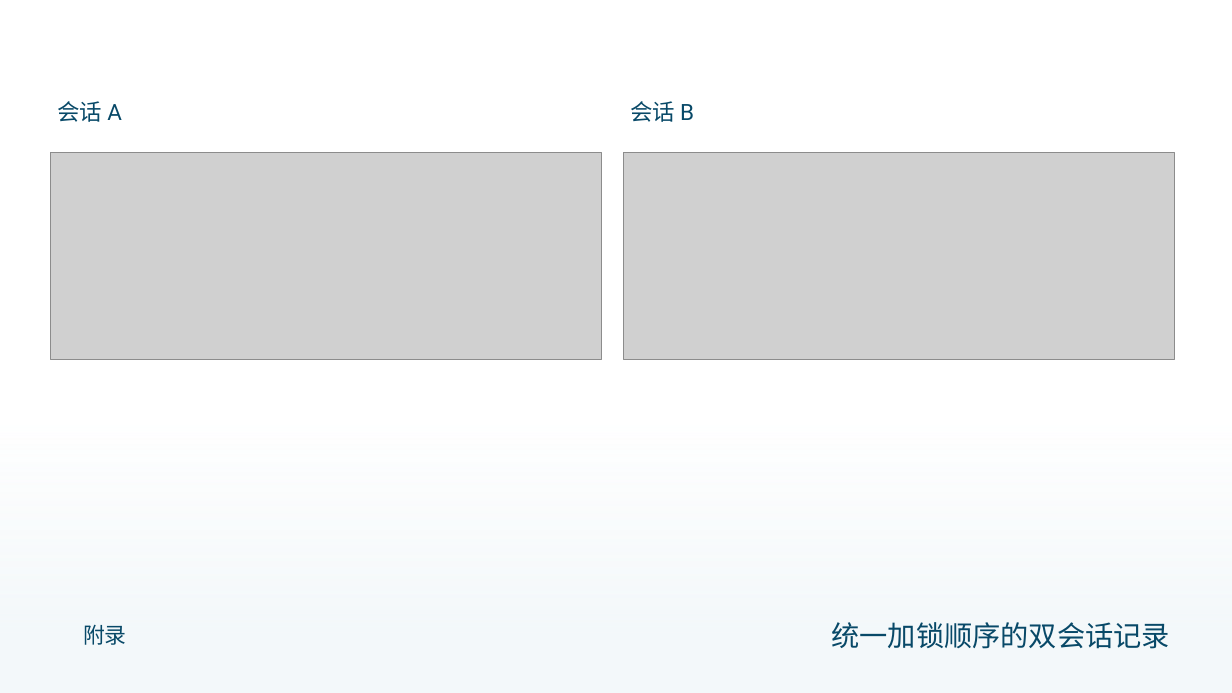
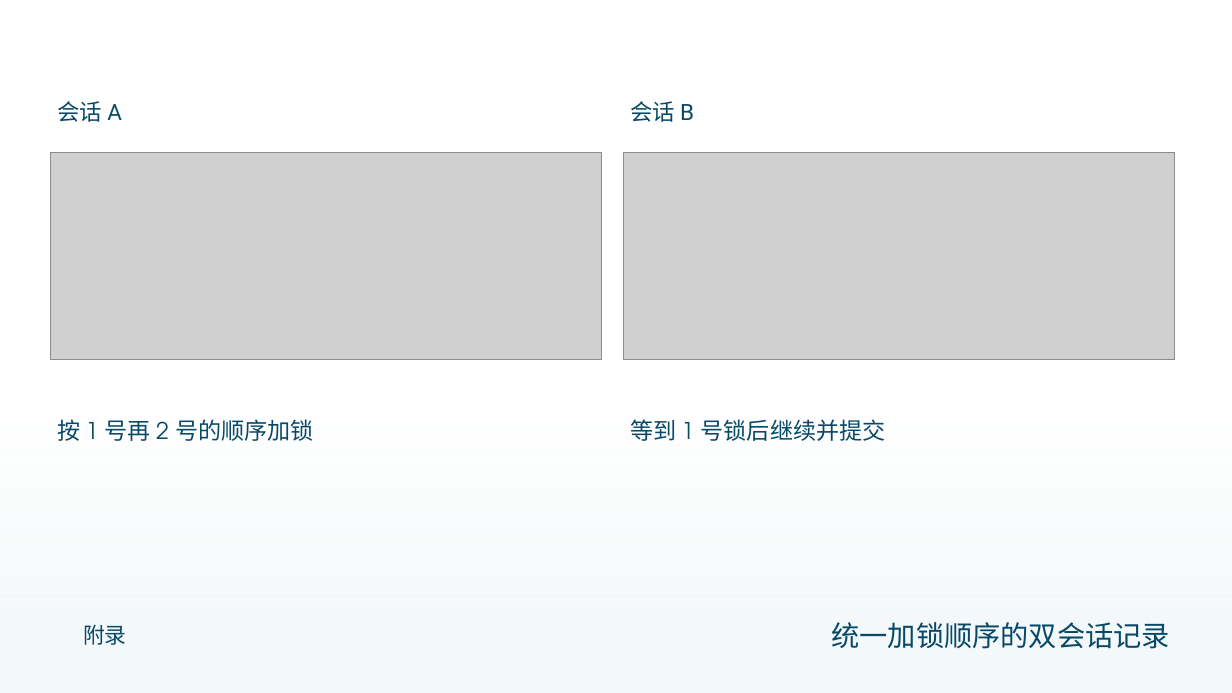
Before and after one commit to AurLemon/pageslip-demo, a slide deck: slide 22 of presentations/task-4-transactions.pptx. Drawn at 1232x693 pixels with LibreOffice and Linux fonts; fonts in the diff are those of the drawing; grey boxes stand for pictures. Boxes give left, top, right and bottom in pixels: in the first picture for what was removed or moved away, otherwise in the second. Text is boxed around its words. In the diff, an @@ line names an element or a change of style, - is before the commit and + after.

```diff
--- a/presentations/task-4-transactions.pptx
+++ b/presentations/task-4-transactions.pptx
@@ text added at bbox=[57, 419, 314, 441], 18 pt, text #084968 @@
+按 1 号再 2 号的顺序加锁
@@ text added at bbox=[630, 419, 886, 441], 18 pt, text #084968 @@
+等到 1 号锁后继续并提交
```
Also in this commit, not shown: 13 other slides changed, 1 other file.
